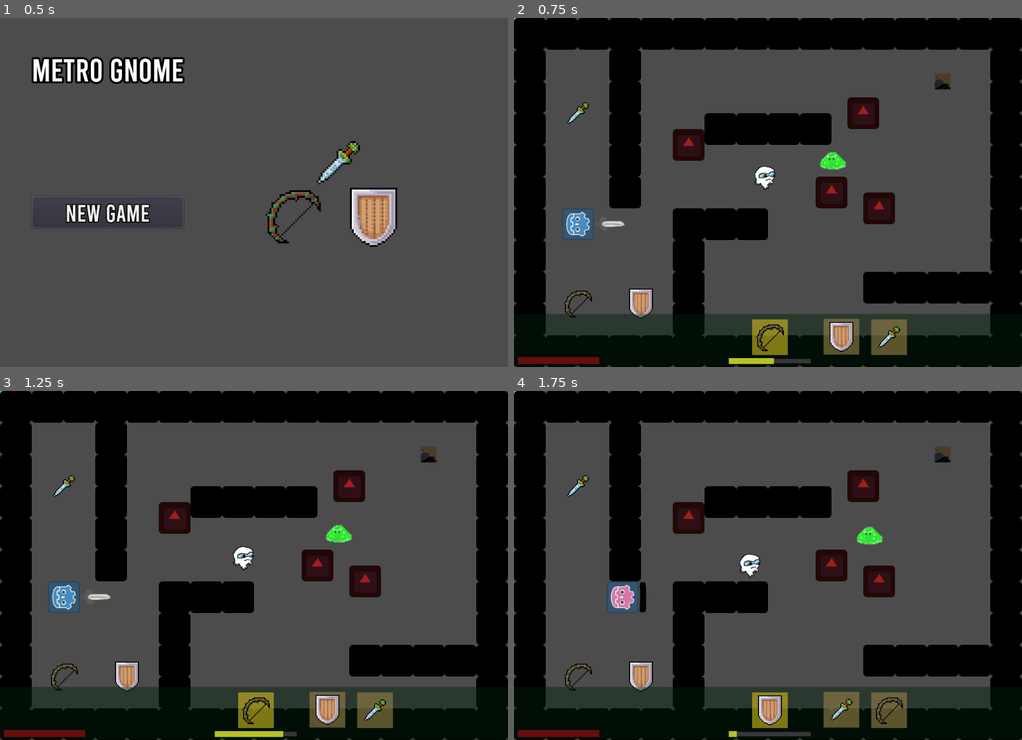
Above: before the commit, frames 1-4 (two rows, left to right).
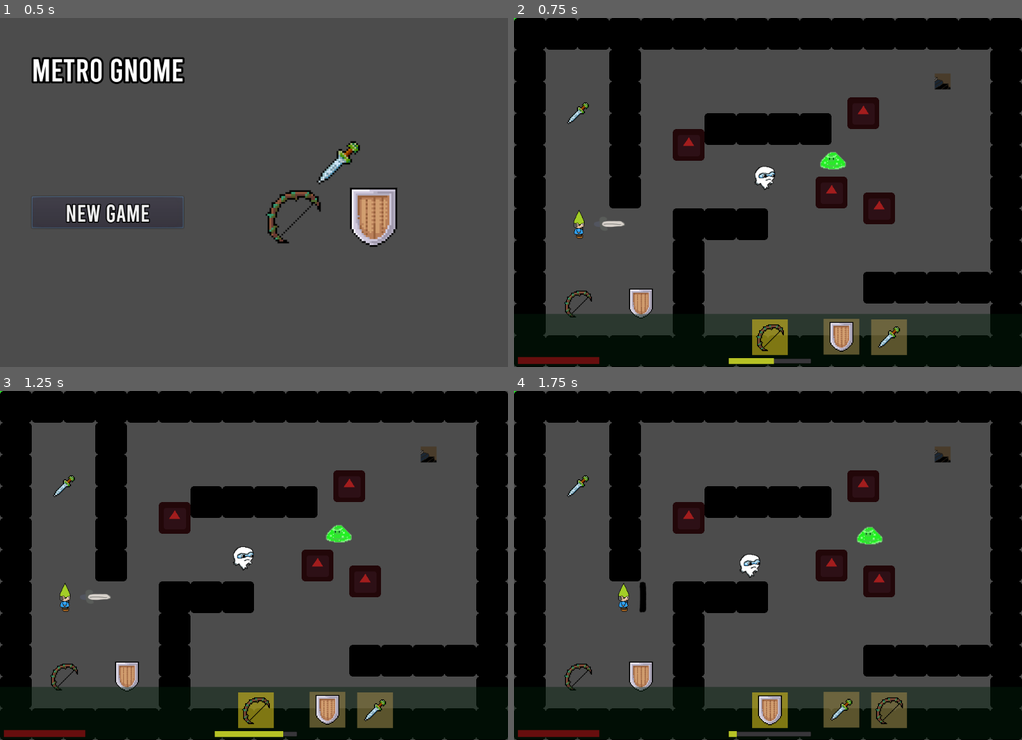
Above: after the commit, the same moments.

Repository: mfurtak/gmtk-game-jam-2019
Game: Godot game, scene res://menus/MainMenu.tscn
Same seed, same stepped clock (60 frames per second), same inputs: the game is played once before the commit and once after it. The engine's default icon, where the game draws it, is replaced by a stand-in: a white triangle on a blue panel in a dark square.
Inputs:
- Up to frame 1 (0.5 s): no input
- Up to frame 2 (0.75 s): click "New Game" at 0.5 s
- Up to frame 3 (1.25 s): no input
- Up to frame 4 (1.75 s): hold Right (ui_right) from 1.28 s (still down); tap Space (ui_select) at 1.52 s

Frame 1 is identical in both runs. In frame 2, 0.6% of the frame differs, in the area x 9-16%, y 54-64%; in frame 3, 0.6%; in frame 4, 0.6%.

Commit message:
player has gnome

Diff:
--- a/gmtk-godot/Player.gd
+++ b/gmtk-godot/Player.gd
@@ -180,8 +180,27 @@
 	_render()
 
 func _render():
-	_render_color()
 	_render_facing_direction()
+
+	var moving = false
+	if abs(moving_direction.x) > 0 || abs(moving_direction.y) > 0:
+		moving = true
+
+	var animation_suffix = "_idle"
+	if moving:
+		animation_suffix = "_walk"
+
+	var animation_prefix = "up_"
+	if facing_direction.y < 0:
+		animation_prefix = "up"
+	elif facing_direction.y > 0:
+		animation_prefix = "down"
+	elif facing_direction.x < 0:
+		animation_prefix = "left"
+	elif facing_direction.x > 0:
+		animation_prefix = "right"
+
+	$GnomeSprite.play(animation_prefix + animation_suffix)
 
 	_do_sword_stuff()
 	_do_shield_stuff()
@@ -222,14 +241,6 @@
 	else:
 		$Equipped/Bow.hide()
 
-func _render_color():
-	var next_sprite = _get_item_sprite()
-	if next_sprite != current_sprite:
-		current_sprite = next_sprite
-		for sprite in sprites:
-			sprite.hide()
-		current_sprite.show()
-
 func _get_item_sprite():
 	match current_item:
 		Items.SWORD:
@@ -246,7 +257,6 @@
 	var next_rotation = _get_rotation()
 	if current_rotation != next_rotation:
 		current_rotation = next_rotation
-	current_sprite.rotation = current_rotation
 
 
 func _get_rotation():
--- a/gmtk-godot/Player.tscn
+++ b/gmtk-godot/Player.tscn
@@ -1,42 +1,69 @@
-[gd_scene load_steps=17 format=2]
+[gd_scene load_steps=23 format=2]
 
 [ext_resource path="res://Player.gd" type="Script" id=1]
-[ext_resource path="res://icon.png" type="Texture" id=2]
-[ext_resource path="res://icon_pink.png" type="Texture" id=3]
-[ext_resource path="res://player_shield.png" type="Texture" id=4]
-[ext_resource path="res://shield.png" type="Texture" id=5]
-[ext_resource path="res://player_sword.png" type="Texture" id=6]
-[ext_resource path="res://player_bow.png" type="Texture" id=7]
-[ext_resource path="res://wilhelm.wav" type="AudioStream" id=8]
-[ext_resource path="res://Sword.tscn" type="PackedScene" id=9]
-[ext_resource path="res://Bow.tscn" type="PackedScene" id=10]
-[ext_resource path="res://Bow.gd" type="Script" id=11]
-[ext_resource path="res://Shield.tscn" type="PackedScene" id=12]
+[ext_resource path="res://icon_pink.png" type="Texture" id=2]
+[ext_resource path="res://shield.png" type="Texture" id=3]
+[ext_resource path="res://wilhelm.wav" type="AudioStream" id=4]
+[ext_resource path="res://Sword.tscn" type="PackedScene" id=5]
+[ext_resource path="res://Bow.tscn" type="PackedScene" id=6]
+[ext_resource path="res://Bow.gd" type="Script" id=7]
+[ext_resource path="res://Shield.tscn" type="PackedScene" id=8]
+[ext_resource path="res://player/gnome_down_idle.png" type="Texture" id=9]
+[ext_resource path="res://player/gnome_down_walk_1.png" type="Texture" id=10]
+[ext_resource path="res://player/gnome_down_walk_2.png" type="Texture" id=11]
+[ext_resource path="res://player/gnome_up_idle.png" type="Texture" id=12]
+[ext_resource path="res://player/gnome_up_walk_1.png" type="Texture" id=13]
+[ext_resource path="res://player/gnome_up_walk_2.png" type="Texture" id=14]
+[ext_resource path="res://player/gnome_right_idle.png" type="Texture" id=15]
+[ext_resource path="res://player/gnome_right_walk_1.png" type="Texture" id=16]
+[ext_resource path="res://player/gnome_right_walk_2.png" type="Texture" id=17]
+[ext_resource path="res://player/gnome_left_idle.png" type="Texture" id=18]
+[ext_resource path="res://player/gnome_left_walk_1.png" type="Texture" id=19]
+[ext_resource path="res://player/gnome_left_walk_2.png" type="Texture" id=20]
 
 [sub_resource type="RectangleShape2D" id=1]
 extents = Vector2( 30, 30 )
 
-[sub_resource type="SpriteFrames" id=2]
+[sub_resource type="SpriteFrames" id=5]
 animations = [ {
-"frames": [ ExtResource( 4 ) ],
+"frames": [ ExtResource( 9 ) ],
 "loop": true,
-"name": "idle",
+"name": "down_idle",
 "speed": 5.0
-} ]
-
-[sub_resource type="SpriteFrames" id=3]
-animations = [ {
-"frames": [ ExtResource( 6 ) ],
+}, {
+"frames": [ ExtResource( 9 ), ExtResource( 10 ), ExtResource( 9 ), ExtResource( 11 ) ],
 "loop": true,
-"name": "idle",
+"name": "down_walk",
 "speed": 5.0
-} ]
-
-[sub_resource type="SpriteFrames" id=4]
-animations = [ {
-"frames": [ ExtResource( 7 ) ],
+}, {
+"frames": [ ExtResource( 12 ), ExtResource( 13 ), ExtResource( 12 ), ExtResource( 14 ) ],
 "loop": true,
-"name": "idle",
+"name": "up_walk",
+"speed": 5.0
+}, {
+"frames": [ ExtResource( 15 ), ExtResource( 16 ), ExtResource( 15 ), ExtResource( 17 ) ],
+"loop": true,
+"name": "right_walk",
+"speed": 5.0
+}, {
+"frames": [ ExtResource( 18 ), ExtResource( 19 ), ExtResource( 18 ), ExtResource( 20 ) ],
+"loop": true,
+"name": "left_walk",
+"speed": 5.0
+}, {
+"frames": [ ExtResource( 15 ) ],
+"loop": true,
+"name": "right_idle",
+"speed": 5.0
+}, {
+"frames": [ ExtResource( 12 ) ],
+"loop": true,
+"name": "up_idle",
+"speed": 5.0
+}, {
+"frames": [  ],
+"loop": true,
+"name": "left_idle",
 "speed": 5.0
 } ]
 
@@ -45,9 +72,6 @@
 ]]
 position = Vector2( 416, 192 )
 script = ExtResource( 1 )
-
-[node name="Sprite" type="Sprite" parent="."]
-texture = ExtResource( 2 )
 
 [node name="CollisionShape2D" type="CollisionShape2D" parent="."]
 shape = SubResource( 1 )
@@ -61,24 +85,12 @@
 self_modulate = Color( 1, 0, 0, 1 )
 position = Vector2( 0, -1 )
 scale = Vector2( 1.2, 1.2 )
-texture = ExtResource( 3 )
-
-[node name="shield" type="AnimatedSprite" parent="."]
-frames = SubResource( 2 )
-animation = "idle"
+texture = ExtResource( 2 )
 
 [node name="ShieldSprite" type="Sprite" parent="."]
 visible = false
 position = Vector2( 0, -1 )
-texture = ExtResource( 5 )
-
-[node name="sword" type="AnimatedSprite" parent="."]
-frames = SubResource( 3 )
-animation = "idle"
-
-[node name="bow" type="AnimatedSprite" parent="."]
-frames = SubResource( 4 )
-animation = "idle"
+texture = ExtResource( 3 )
 
 [node name="SwordAttackTimer" type="Timer" parent="."]
 wait_time = 0.3
@@ -93,24 +105,29 @@
 one_shot = true
 
 [node name="WilhelmScream" type="AudioStreamPlayer2D" parent="."]
-stream = ExtResource( 8 )
+stream = ExtResource( 4 )
 
 [node name="Equipped" type="Node2D" parent="."]
 editor/display_folded = true
 
-[node name="Sword" parent="Equipped" instance=ExtResource( 9 )]
+[node name="Sword" parent="Equipped" instance=ExtResource( 5 )]
 position = Vector2( 16.6014, -19.8146 )
 
-[node name="Bow" parent="Equipped" instance=ExtResource( 10 )]
-script = ExtResource( 11 )
+[node name="Bow" parent="Equipped" instance=ExtResource( 6 )]
+script = ExtResource( 7 )
 
 [node name="Shield" parent="Equipped" groups=[
 "requests_shake",
-] instance=ExtResource( 12 )]
+] instance=ExtResource( 8 )]
 
 [node name="DeathTimer" type="Timer" parent="."]
 
 [node name="Tween" type="Tween" parent="."]
+
+[node name="GnomeSprite" type="AnimatedSprite" parent="."]
+frames = SubResource( 5 )
+animation = "left_idle"
+playing = true
 [connection signal="timeout" from="ItemSwapTimer" to="." method="_on_ItemSwapTimer_timeout"]
 [connection signal="timeout" from="SwordAttackTimer" to="." method="_on_SwordAttackTimer_timeout"]
 [connection signal="timeout" from="ShieldAttackTimer" to="." method="_on_ShieldAttackTimer_timeout"]
Binary file added: gmtk-godot/player/gnome_down_idle.png
Not shown, added: gmtk-godot/player/gnome_down_idle.png.import
Binary file added: gmtk-godot/player/gnome_down_walk_1.png
Not shown, added: gmtk-godot/player/gnome_down_walk_1.png.import
Binary file added: gmtk-godot/player/gnome_down_walk_2.png
Not shown, added: gmtk-godot/player/gnome_down_walk_2.png.import
Binary file added: gmtk-godot/player/gnome_left_idle.png
Not shown, added: gmtk-godot/player/gnome_left_idle.png.import
Binary file added: gmtk-godot/player/gnome_left_walk_1.png
Not shown, added: gmtk-godot/player/gnome_left_walk_1.png.import
Binary file added: gmtk-godot/player/gnome_left_walk_2.png
Not shown, added: gmtk-godot/player/gnome_left_walk_2.png.import
(and 13 more such lines)
